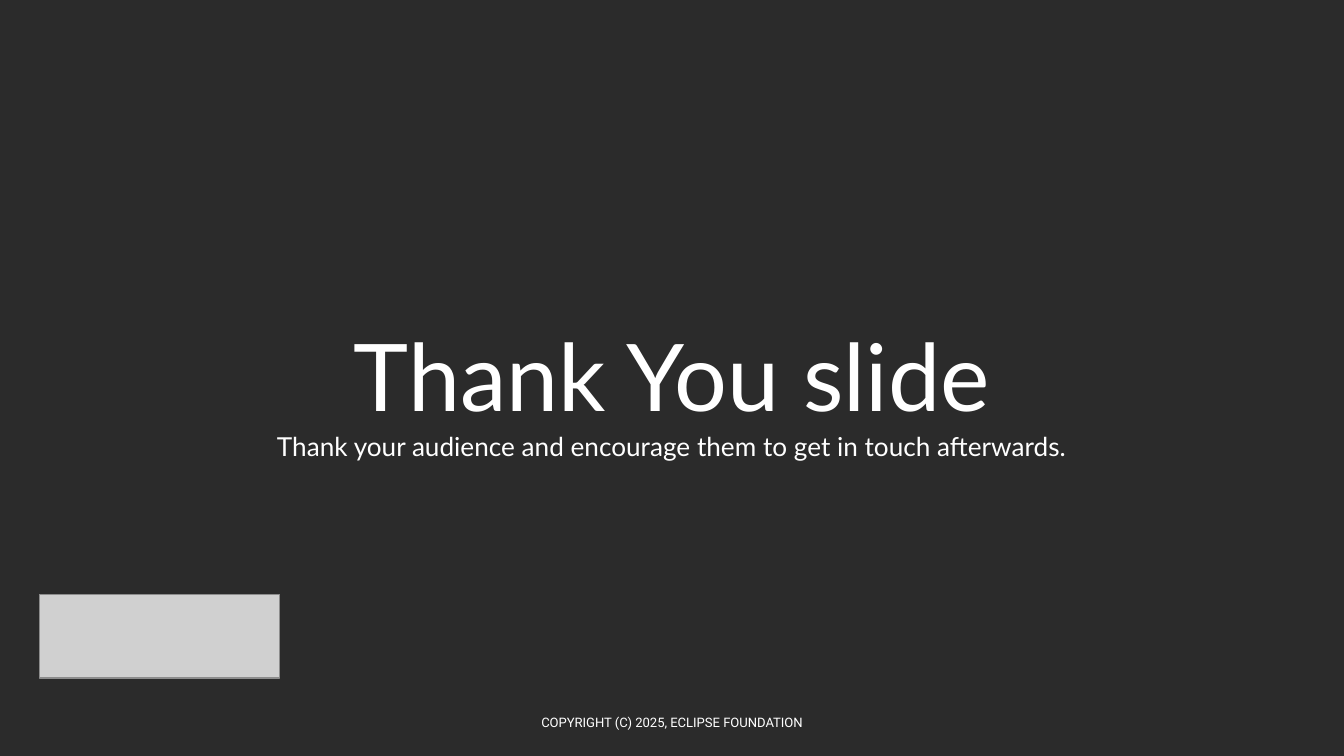
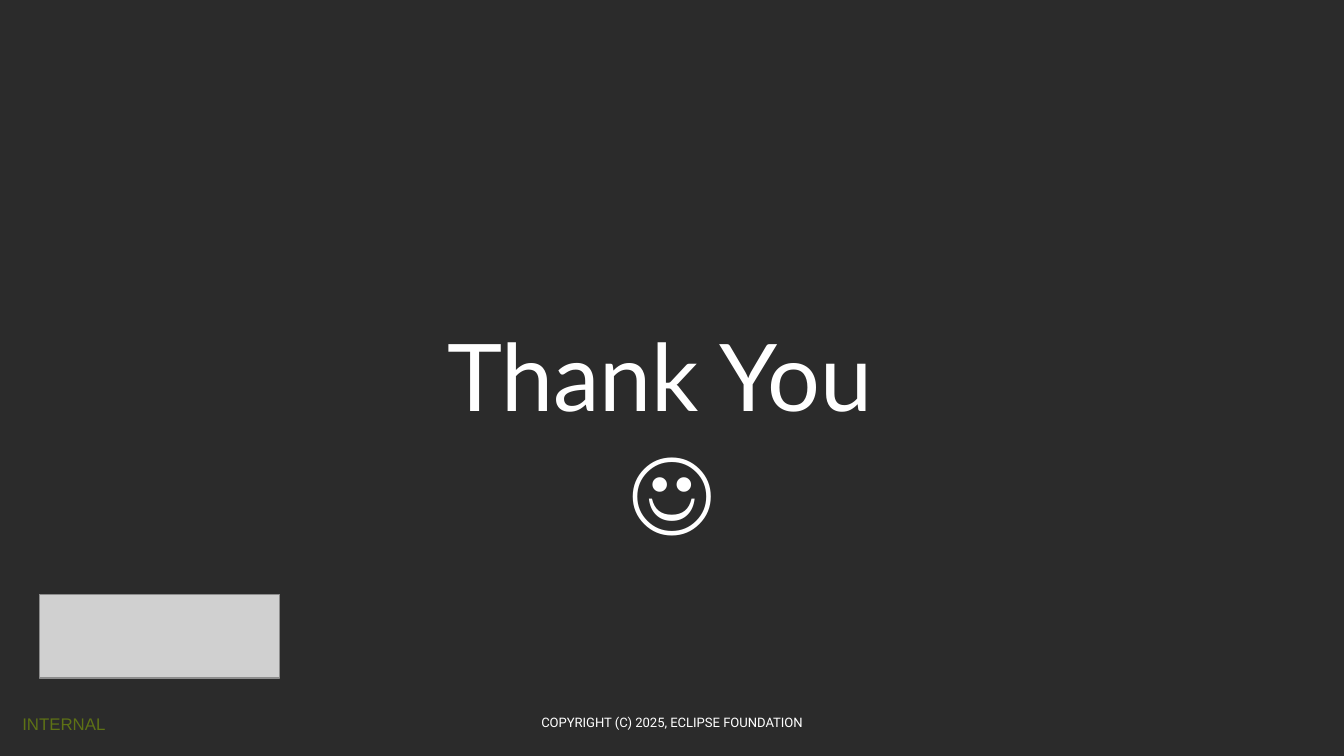
Before and after one commit to Eclipse-SDV-Hackathon-Chapter-Three/TheBigRanch, a slide deck: slide 10 of SDV Hackathon 2025 - Pitching Slides Template.pptx. Drawn at 1344x756 pixels with LibreOffice and Linux fonts; fonts in the diff are those of the drawing; grey boxes stand for pictures; background and template pictures are left out; a plain dark background stands for a picture behind light text. Boxes give left, top, right and bottom in pixels: in the first picture for what was removed or moved away, otherwise in the second. Text is boxed around its words. In the diff, an @@ line names an element or a change of style, - is before the commit and + after.

Commit message:
changes to PPT

```diff
--- a/SDV Hackathon 2025 - Pitching Slides Template.pptx
+++ b/SDV Hackathon 2025 - Pitching Slides Template.pptx
@@ text at (447,342,873,412): text changed; size 14 to 50 pt @@
-Thank You slide
-Thank your audience and encourage them to get in touch afterwards.
+Thank You
+☺
@@ text added at (22,719,105,730), 9 pt, text #91B900 at 50% opacity @@
+INTERNAL
```
Also in this commit, not shown: 7 other slides changed, 2 slides added, 2 slides removed.
